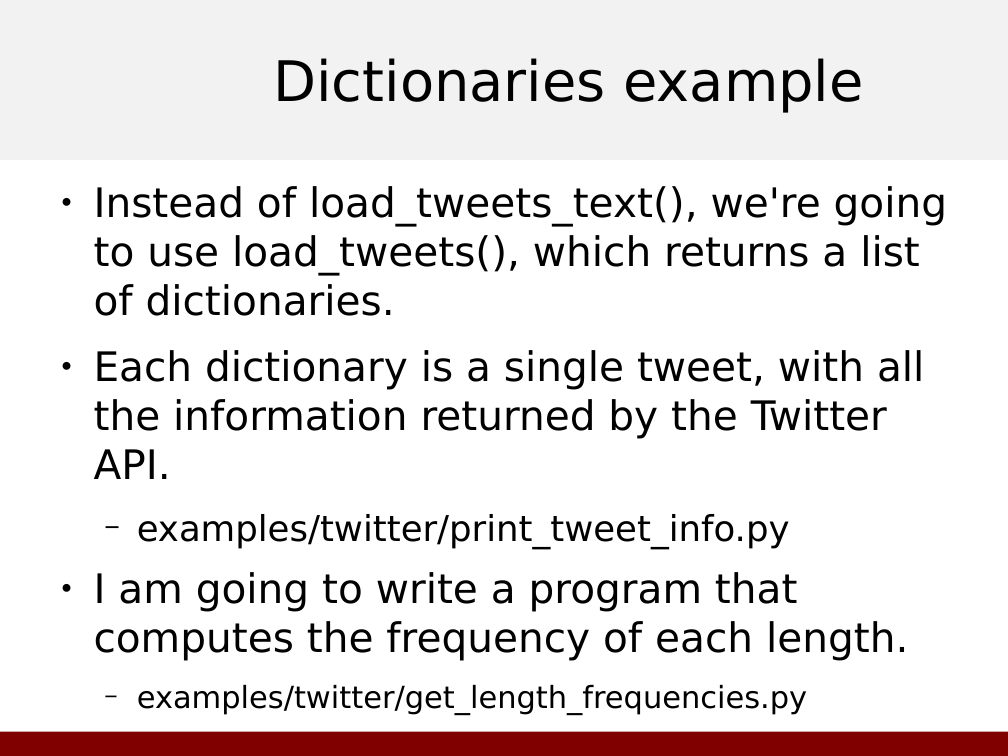
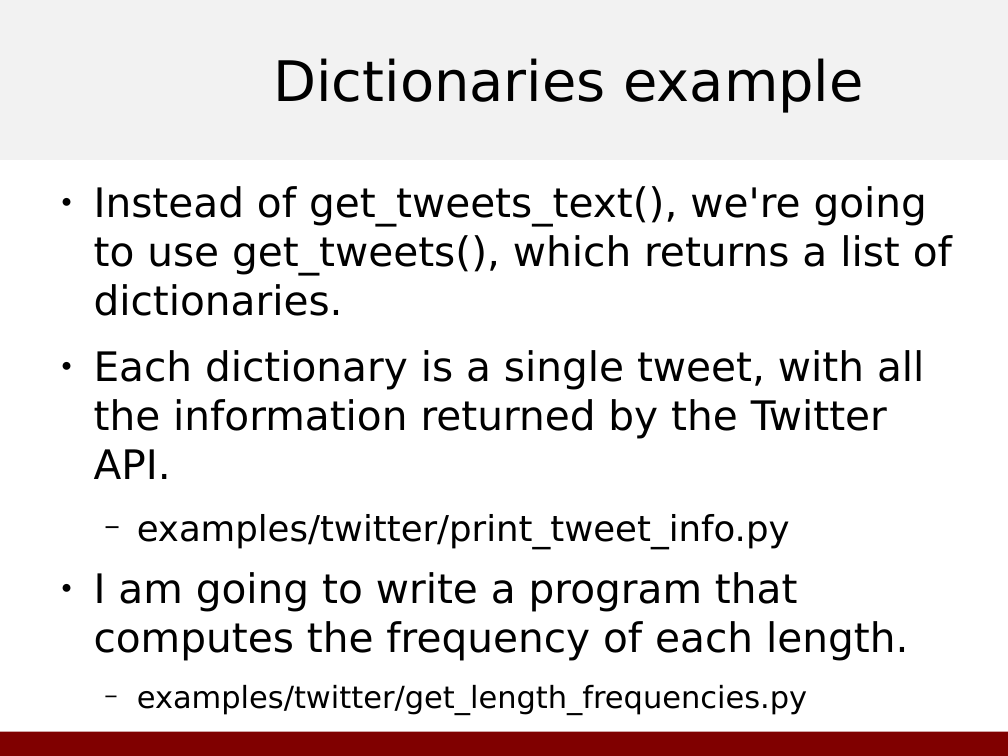
Before and after one commit to hack-at-uchicago/python-workshop, a slide deck: slide 15 of doc/slides.odp (slide 11 before the commit). Drawn at 1008x756 pixels with LibreOffice and Linux fonts; fonts in the diff are those of the drawing; background and template pictures are left out. Boxes give left, top, right and bottom in pixels: in the first picture for what was removed or moved away, otherwise in the second. Text is boxed around its words. In the diff, an @@ line names an element or a change of style, - is before the commit and + after.

```diff
--- a/doc/slides.odp
+++ b/doc/slides.odp
@@ text at <box>94,186,952,316</box>: text changed @@
-● Instead of load_tweets_text(), we're going to use load_tweets(), which returns a list of dictionaries.
+● Instead of get_tweets_text(), we're going to use get_tweets(), which returns a list of dictionaries.
```
Also in this commit, not shown: 3 other slides changed, 4 slides added, 1 slide removed, 1 other file.
